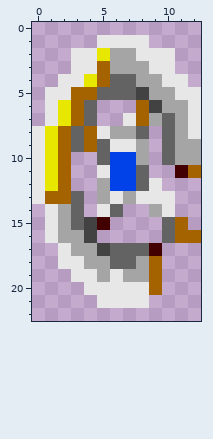
File history of a pixel-art sprite, game-projects/r-type/objects/enemies/01/shell/images/shell_5.png. Above, as it was before the edit.
The file is 13x23 pixels.
The result:
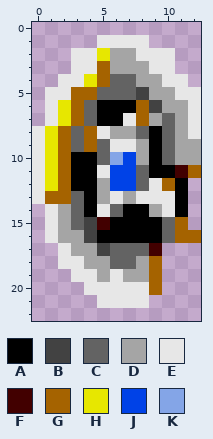
Palette (. is transparent): A #000000  B #424242  C #636363  D #a5a5a5  E #e7e7e7  F #420000  G #a56300  H #e7e700  J #0042e7  K #84a5e7
Log entry: Shell tweaks + arcade palette
Edits made:
There is now colour A in row 6 at x 5 to 7; in row 7 at x 5 to 6; in rows 8 to 9 at x 9; in row 10 at x 3 to 4 and 9; in row 11 at x 3 to 4 and 9 to 10; in row 12 at x 3 to 4 and 11.
There is now colour A in row 13 at x 4 and 11; in row 14 at x 4, 7 to 8 and 11; in row 15 at x 6 to 9; in row 16 at x 5 to 9.
There is now colour G in row 12 at x 10.
The edit turns colour J into colour K in row 10 at x 6.
Where, in picture pixels (left, top, right, bottom), the same in both pictures:
changed: (71, 100, 188, 243)
